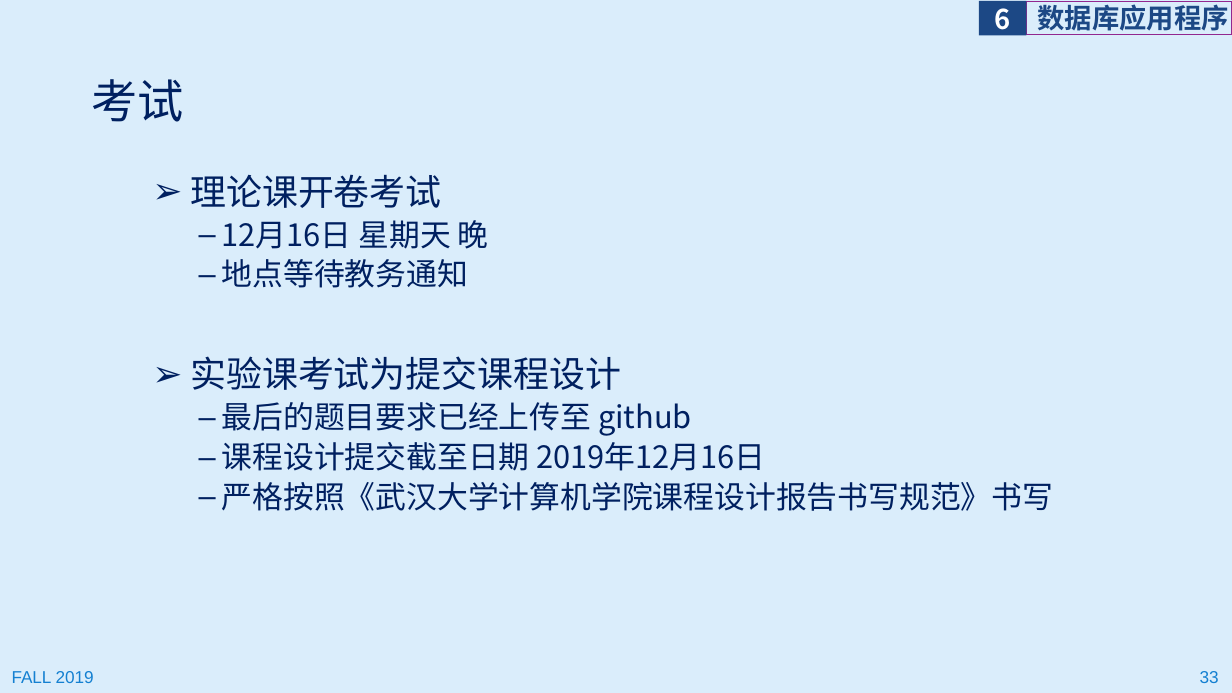
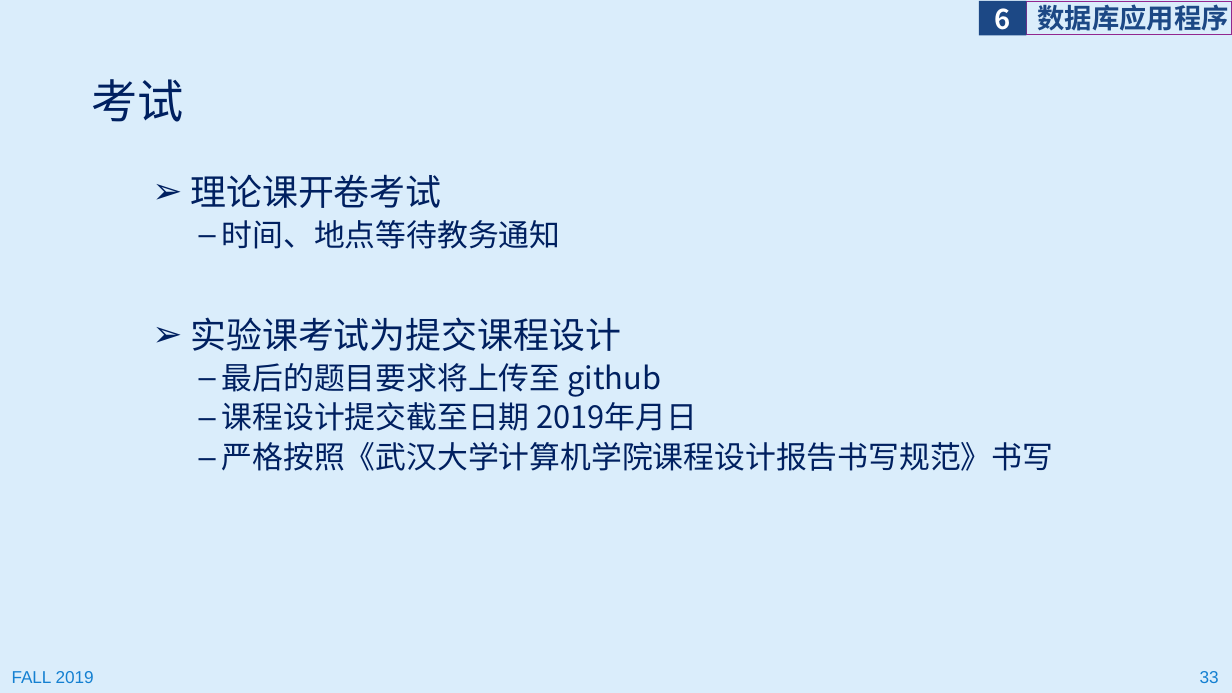
Before and after one commit to programming-windows/ppt, a slide deck: slide 33 of programmingWindows_6.pptx. Drawn at 1232x693 pixels with LibreOffice and Linux fonts; fonts in the diff are those of the drawing. Boxes give left, top, right and bottom in pixels: in the first picture for what was removed or moved away, otherwise in the second. Text is boxed around its words. In the diff, an @@ line names an element or a change of style, - is before the commit and + after.

```diff
--- a/programmingWindows_6.pptx
+++ b/programmingWindows_6.pptx
@@ text at box(222, 220, 561, 249): text changed @@
-  – 12月16日 星期天 晚
-  – 地点等待教务通知
+  – 时间、地点等待教务通知
@@ text at box(222, 363, 698, 431): text changed @@
-  – 最后的题目要求已经上传至 github
-  – 课程设计提交截至日期 2019年12月16日
+  – 最后的题目要求将上传至 github
+  – 课程设计提交截至日期 2019年月日
```
Also in this commit, not shown: 2 other slides changed, 1 other file.
